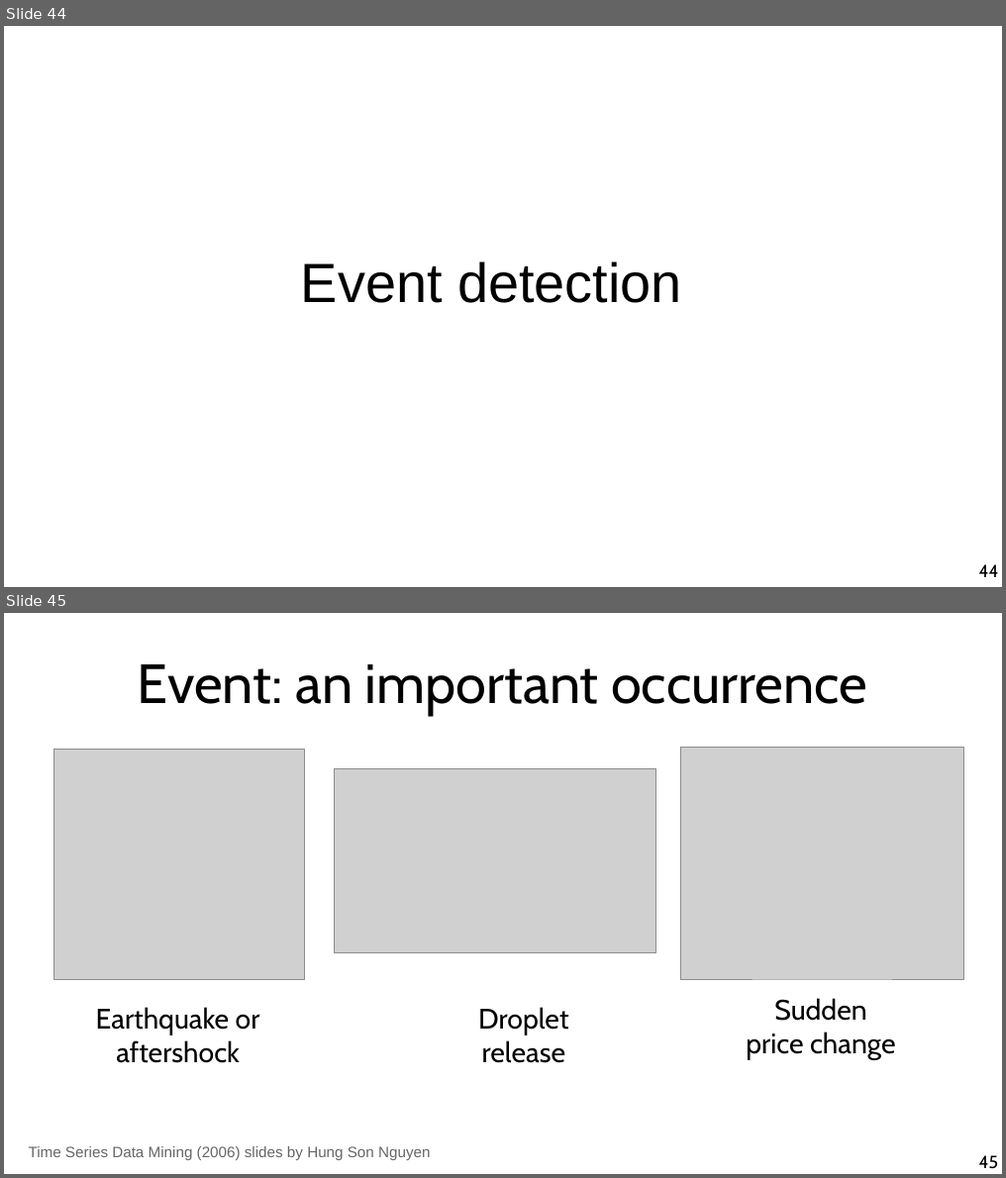
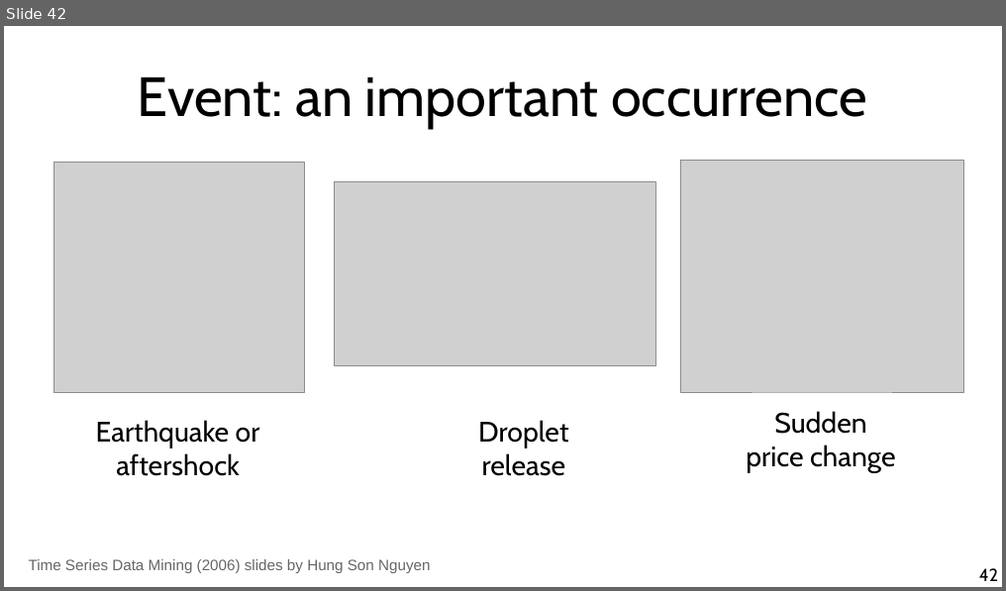
Before and after one commit to chatox/data-mining-course, a slide deck: theory/tt11_time_series.odp. Shown one above the other, each under a label of ours: slides 44 and 45 before the commit, slide 42 after it. The pictures are 1006x1178 and 1006x591 pixels, drawn with LibreOffice and Linux fonts; fonts in the diff are those of the drawing; grey boxes stand for pictures. Boxes give left, top, right and bottom in pixels: in the first picture for what was removed or moved away, otherwise in the second. Text is boxed around its words. In the diff, an @@ line names an element or a change of style, - is before the commit and + after.

```diff
--- a/theory/tt11_time_series.odp
+++ b/theory/tt11_time_series.odp
@@ slide 44 removed at (4,26,1002,587), background #FFFFFF @@
@@ title removed at (301,262,682,303) @@
-Event detection
@@ page number removed at (979,565,999,577) @@
-44
@@ what was slide 45 is now slide 42 @@
@@ page number at (979,569,998,581): text changed @@
-45
+42
```
Also in this commit, not shown: 7 slides changed, 2 slides added, 6 other slides removed.
